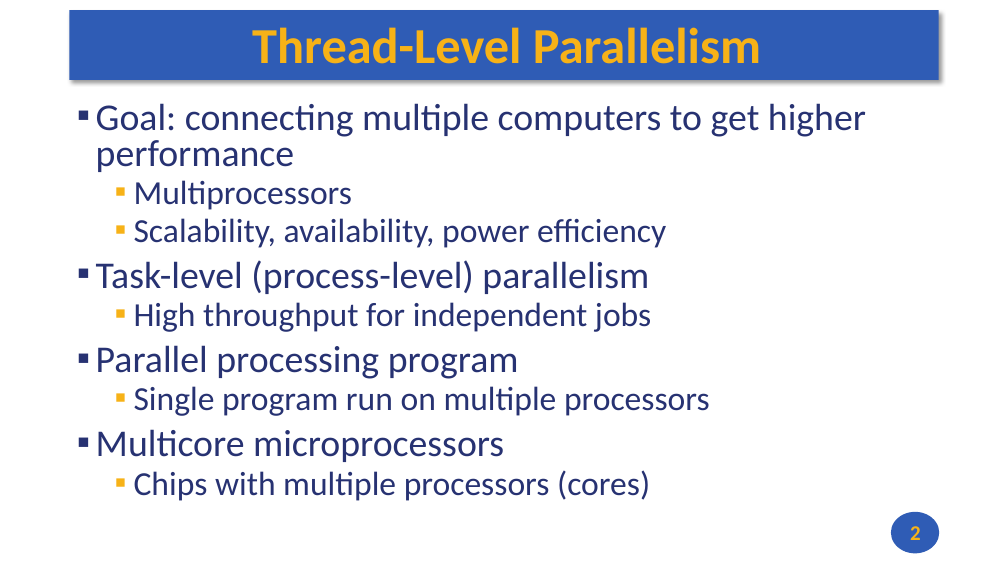
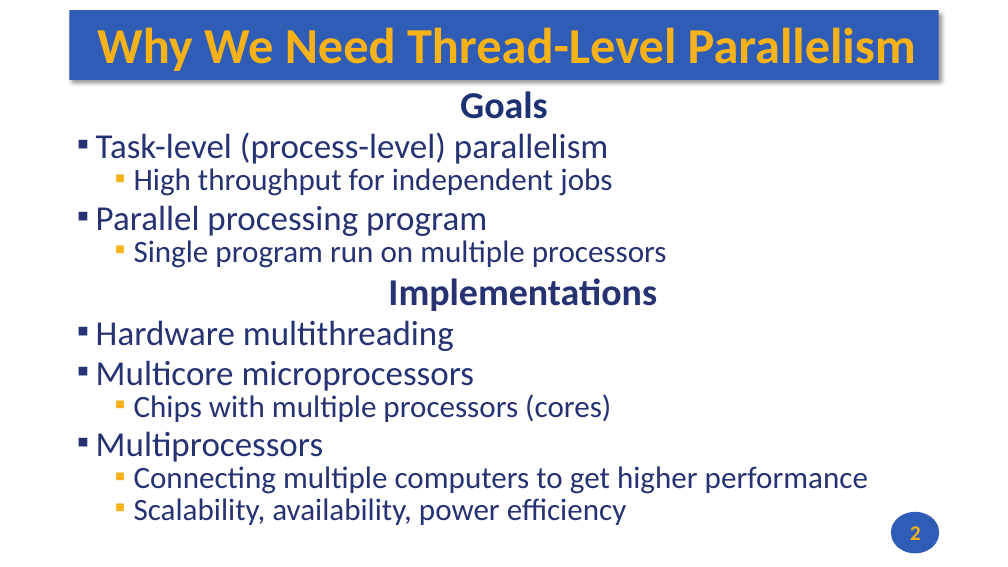
Before and after one commit to andrewt0301/hse-acos-course, a slide deck: slide 2 of docs/part1ca/14_TLP/CA_Lecture_14.pptx. Drawn at 1008x567 pixels with LibreOffice and Linux fonts; fonts in the diff are those of the drawing. Boxes give left, top, right and bottom in pixels: in the first picture for what was removed or moved away, otherwise in the second. Text is boxed around its words. In the diff, an @@ line names an element or a change of style, - is before the commit and + after.

```diff
--- a/docs/part1ca/14_TLP/CA_Lecture_14.pptx
+++ b/docs/part1ca/14_TLP/CA_Lecture_14.pptx
@@ title at (97,27,916,71): text changed @@
-Thread-Level Parallelism
+Why We Need Thread-Level Parallelism
@@ text "Goals": place and size @@
-text "Goals" at (96,103,866,501)
+text "Goals" at (96,91,868,525)
@@ text at (460,91,548,119): text changed; size 32 to 36.1 pt; text colour #273272 to #1E3272; bold on @@
-▪ Goal: connecting multiple computers to get higher performance
-  ▪ Multiprocessors
-  ▪ Scalability, availability, power efficiency
+Goals
@@ text at (96,132,667,422): size 36 to 33.3 pt in "Task-level (process-level) parallelism", "Parallel processing program", "Multicore microprocessors"; size 32 to 29.6 pt in "High throughput for independent jobs", "Single program run on multiple processors", "Chips with multiple processors (cores)"; line spacing 0.8 to 0.7 @@
@@ text at (96,278,657,351): paragraphs added @@
+  Implementations
+▪ Hardware multithreading
@@ text at (96,431,868,525): paragraphs added @@
+▪ Multiprocessors
+  ▪ Connecting multiple computers to get higher performance
+  ▪ Scalability, availability, power efficiency
```
Also in this commit, not shown: 11 other slides changed, 3 slides added, 2 other files.
